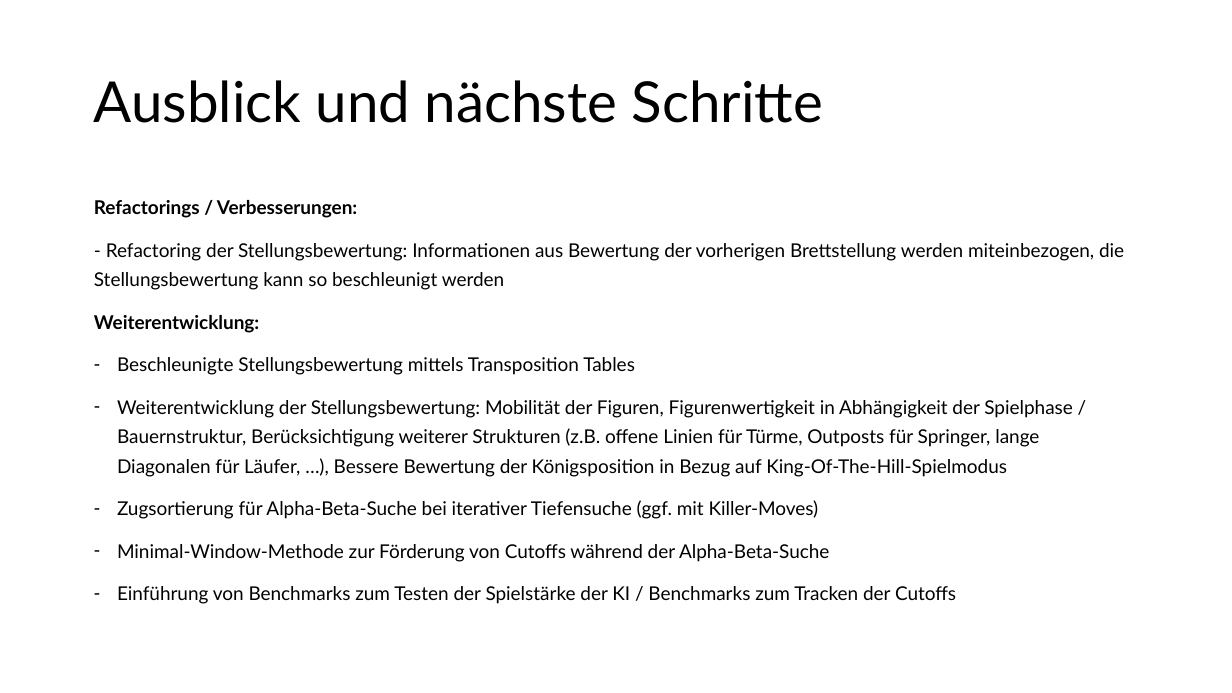
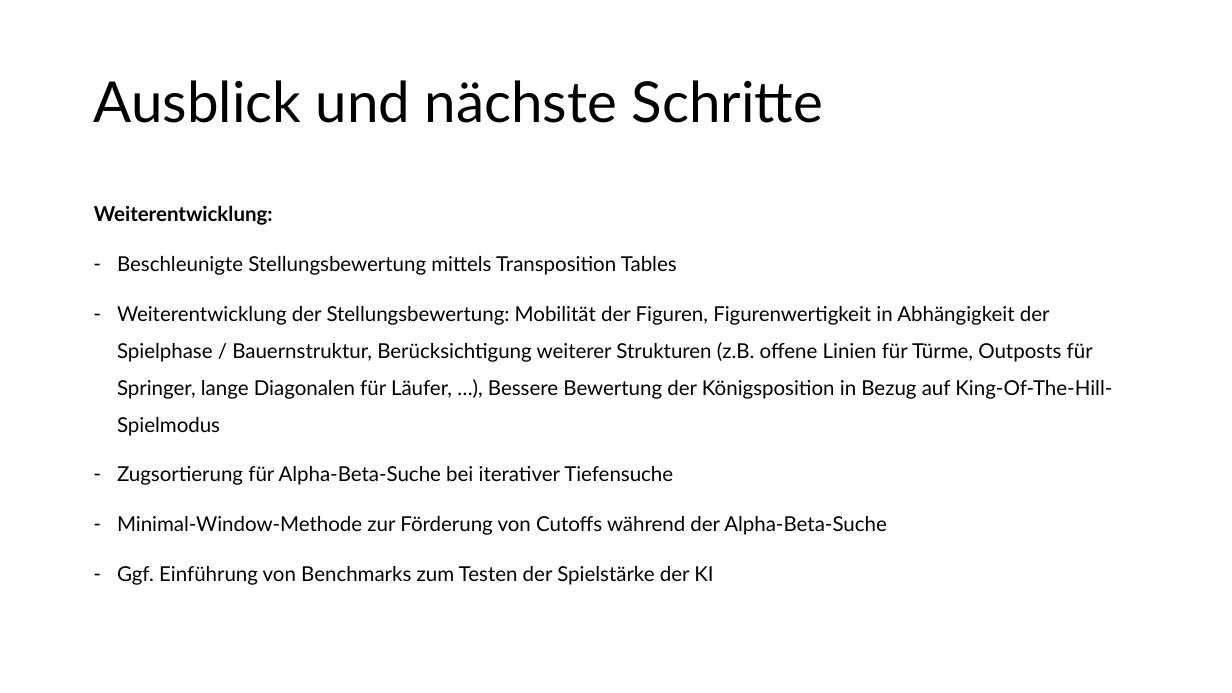
Before and after one commit to patrickzda/chess_engine, a slide deck: slide 8 of PJ_KI_MST2.pptx (slide 10 before the commit). Drawn at 1232x693 pixels with LibreOffice and Linux fonts; fonts in the diff are those of the drawing. Boxes give left, top, right and bottom in pixels: in the first picture for what was removed or moved away, otherwise in the second. Text is boxed around its words. In the diff, an @@ line names an element or a change of style, - is before the commit and + after.

```diff
--- a/PJ_KI_MST2.pptx
+++ b/PJ_KI_MST2.pptx
@@ text at box(94, 200, 1124, 290): paragraphs removed @@
-Refactorings / Verbesserungen:
-- Refactoring der Stellungsbewertung: Informationen aus Bewertung der vorherigen Brettstellung werden miteinbezogen, die Stellungsbewertung kann so beschleunigt werden
@@ text at box(94, 205, 1112, 535): size 14.8 to 16 pt in "Weiterentwicklung:", "Beschleunigte Stellungsbewertung mittels Transposition Table ...", "Weiterentwicklung der Stellungsbewertung: Mobilität der Figu ...", "Minimal-Window-Methode zur Förderung von Cutoffs während der ..."; line spacing 1.3 to 1.5 @@
@@ text at box(117, 466, 673, 485): text changed; size 14.8 to 16 pt @@
-– Zugsortierung für Alpha-Beta-Suche bei iterativer Tiefensuche (ggf. mit Killer-Moves)
+– Zugsortierung für Alpha-Beta-Suche bei iterativer Tiefensuche
@@ text at box(117, 566, 713, 585): text changed; size 14.8 to 16 pt @@
-– Einführung von Benchmarks zum Testen der Spielstärke der KI / Benchmarks zum Tracken der Cutoffs
+– Ggf. Einführung von Benchmarks zum Testen der Spielstärke der KI
```
Also in this commit, not shown: 3 other slides changed, 2 slides removed, 4 other files.
